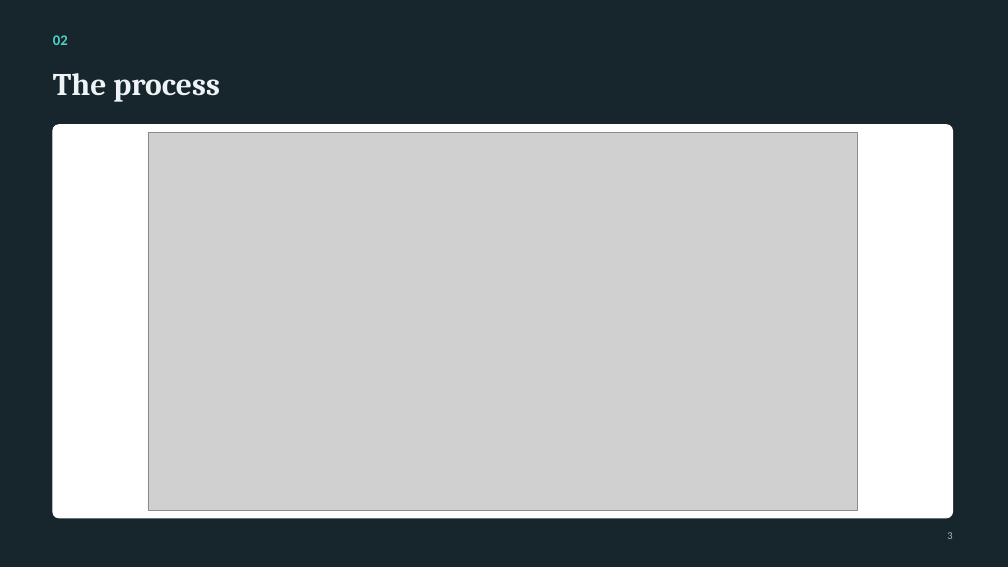
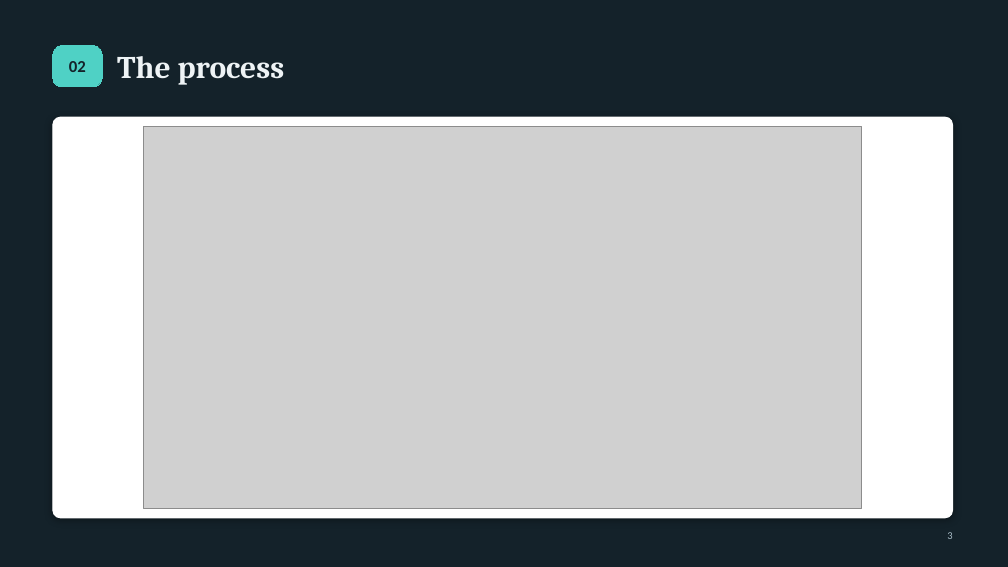
Before and after one commit to NoThisIsVIN/WFA_Assignment, a slide deck: slide 3 of Assignment3_Loan/Loan_Presentation.pptx. Drawn at 1008x567 pixels with LibreOffice and Linux fonts; fonts in the diff are those of the drawing; grey boxes stand for pictures. Boxes give left, top, right and bottom in pixels: in the first picture for what was removed or moved away, otherwise in the second. Text is boxed around its words. In the diff, an @@ line names an element or a change of style, - is before the commit and + after.

```diff
--- a/Assignment3_Loan/Loan_Presentation.pptx
+++ b/Assignment3_Loan/Loan_Presentation.pptx
@@ background #17252C to #14222A @@
@@ rounded rectangle "02": place and size @@
-rounded rectangle "02" at (53,35,68,45)
+rounded rectangle "02" at (53,45,102,87)
@@ rounded rectangle "02" at (53,45,102,87): size 14 to 16 pt, text colour #4FD1C5 to #14222A; alignment left to centre; fill none to #4FD1C5; outline none to #4FD1C5 0.75 pt @@
@@ title "The process": place and size @@
-title "The process" at (53,73,220,102)
+title "The process" at (117,56,285,85)
@@ rounded rectangle: place and size @@
-rounded rectangle at (53,125,953,518)
+rounded rectangle at (53,117,953,518)
@@ rounded rectangle at (53,117,953,518): shadow on; proportions changed @@
@@ picture: place and size @@
-picture at (148,133,858,511)
+picture at (144,126,862,509)
```
Also in this commit, not shown: 8 other slides changed, 2 slides added.
